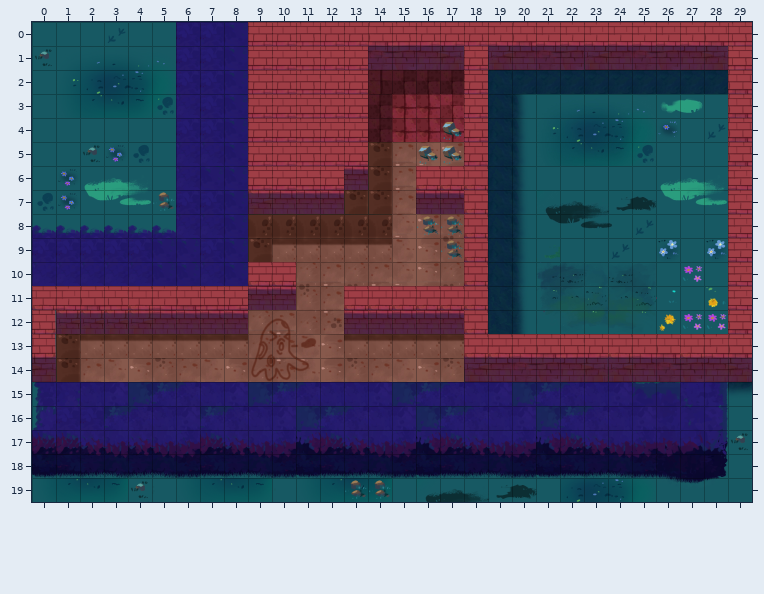
Level history. Tiled map: assets/maps/tutorial/OttoGuardIntro.tmx. The first picture shows the starting point.
Cells are 128x128 px. Shown: x 0..29, y 0..19.
The same view after the edit:
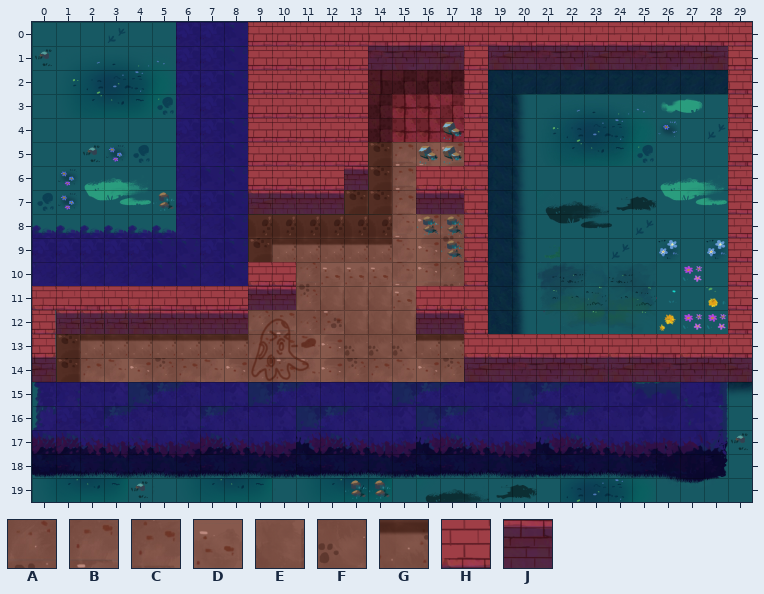
Key: from "decals": A 145, B 146, C 162; from "path-1": D 162, E 177, F 192; from "sand_shadow": G 25 turned 90; from "walls-1": H 7, J 16.
_ is an empty cell.
Log entry: make level 4 easier
The edit:
Layer "ground":
The author put tile D in row 11 at x 15.
Tile A becomes tile D in row 10 at x 13.
Tile B becomes tile D in row 10 at x 12 and 14.
The author put tile E in row 11 at x 13 to 14.
Tile C becomes tile E in row 11 at x 12.
Tile J becomes tile E in row 12 at x 13 to 15.
The author put tile F in row 13 at x 13 to 15.
Layer "decoration":
The edit erases tile G in row 13 at x 13 to 15.
Layer "wall-tiles":
The edit erases tile H in row 11 at x 13 to 15.
